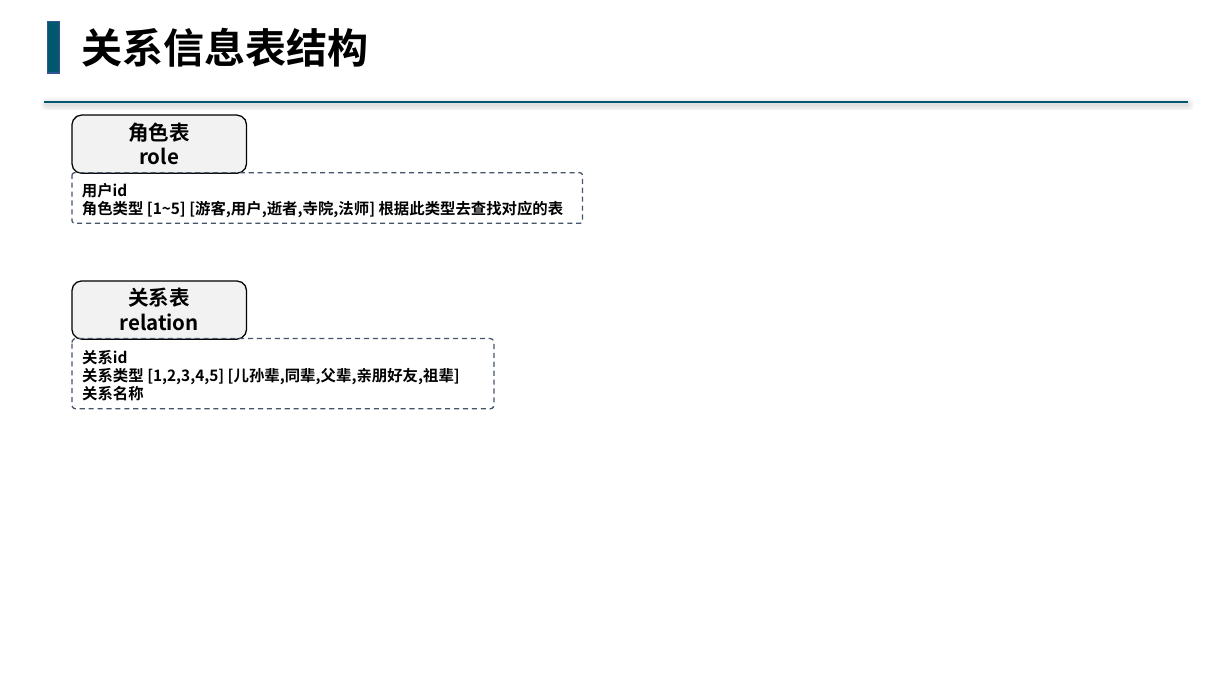
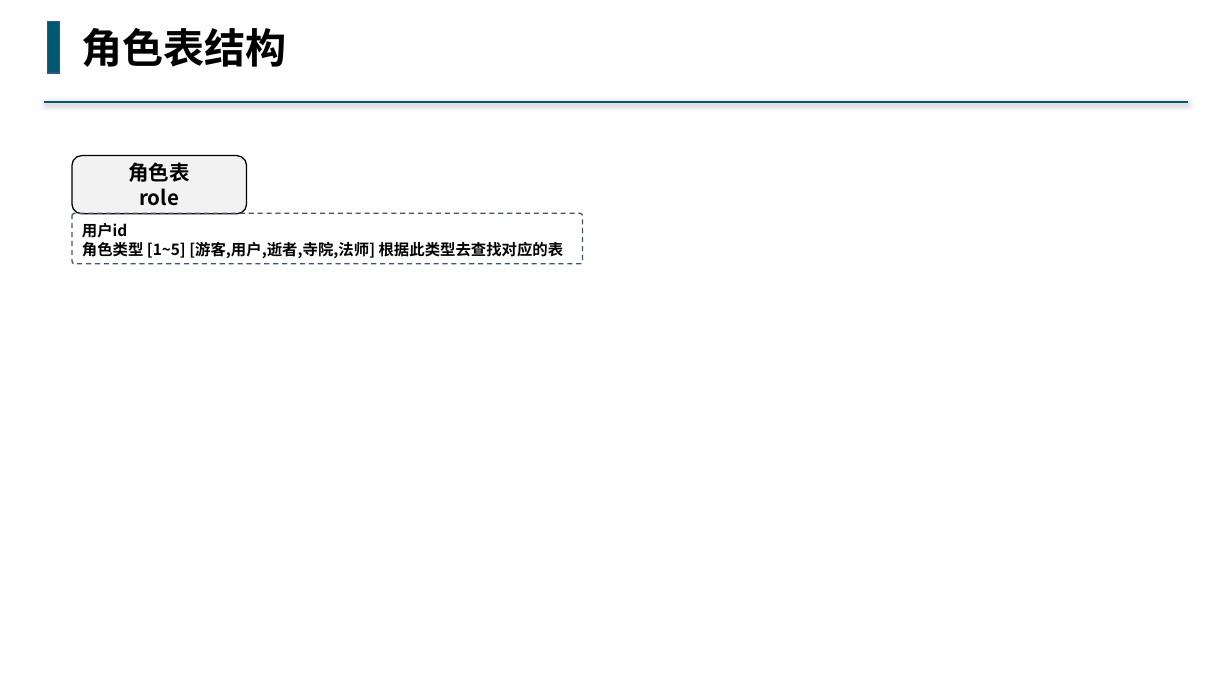
Before and after one commit to buddhachain/buddhaContract, a slide deck: slide 2 of doc/03.角色.pptx. Drawn at 1232x693 pixels with LibreOffice and Linux fonts; fonts in the diff are those of the drawing. Boxes give left, top, right and bottom in pixels: in the first picture for what was removed or moved away, otherwise in the second. Text is boxed around its words. In the diff, an @@ line names an element or a change of style, - is before the commit and + after.

Commit message:
整理基金会合约，角色合约，善举合约，祭奠堂等

```diff
--- a/doc/03.角色.pptx
+++ b/doc/03.角色.pptx
@@ text at (81,28,286,67): text changed @@
-关系信息表结构
+角色表结构
@@ rounded rectangle "角色表": place and size @@
-rounded rectangle "角色表" at (72,116,247,174)
+rounded rectangle "角色表" at (72,155,247,213)
@@ rounded rectangle "用户id 角色类型 [1~5] [游客,用户,逝者,寺院,法师] 根据此类型去查找对应的表": place and size @@
-rounded rectangle "用户id 角色类型 [1~5] [游客,用户,逝者,寺院,法师] 根据此类型去查找对应的表" at (72,173,583,224)
+rounded rectangle "用户id 角色类型 [1~5] [游客,用户,逝者,寺院,法师] 根据此类型去查找对应的表" at (72,213,583,264)
@@ rounded rectangle removed at (72,281,247,339) @@
-关系表
-relation
@@ rounded rectangle removed at (72,338,494,409) @@
-关系id
-关系类型 [1,2,3,4,5] [儿孙辈,同辈,父辈,亲朋好友,祖辈]
-关系名称
```
Also in this commit, not shown: 3 other slides changed, 4 slides added, 8 slides removed, 3 other files.
